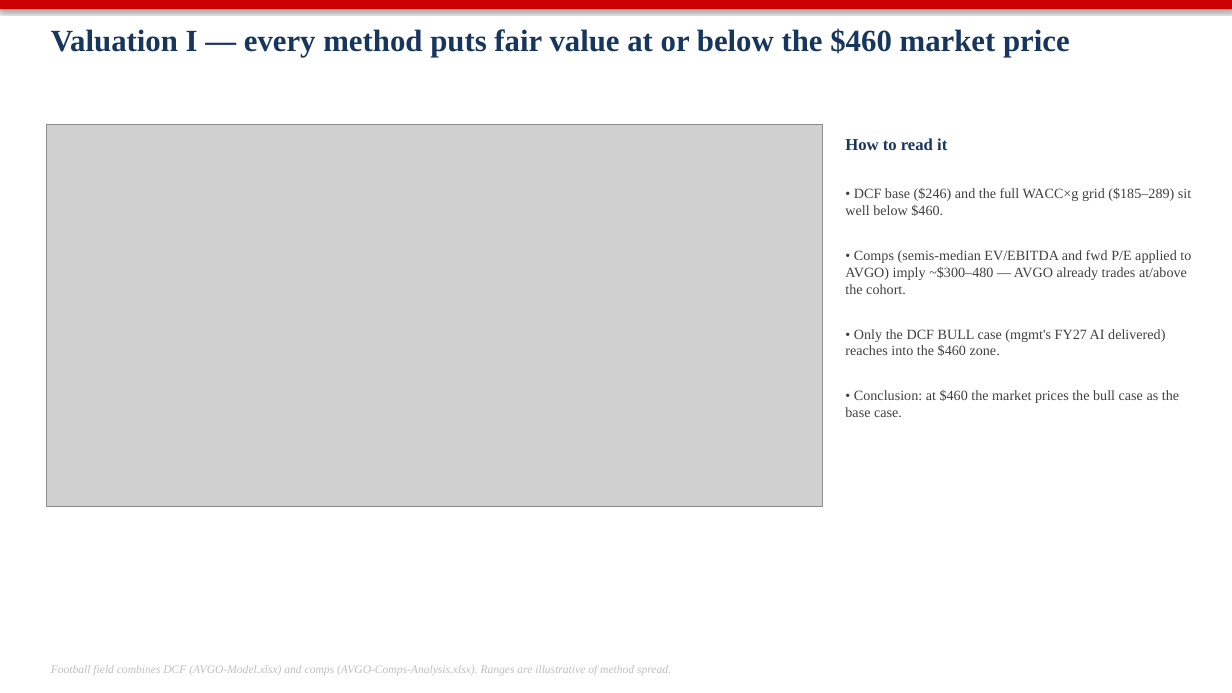
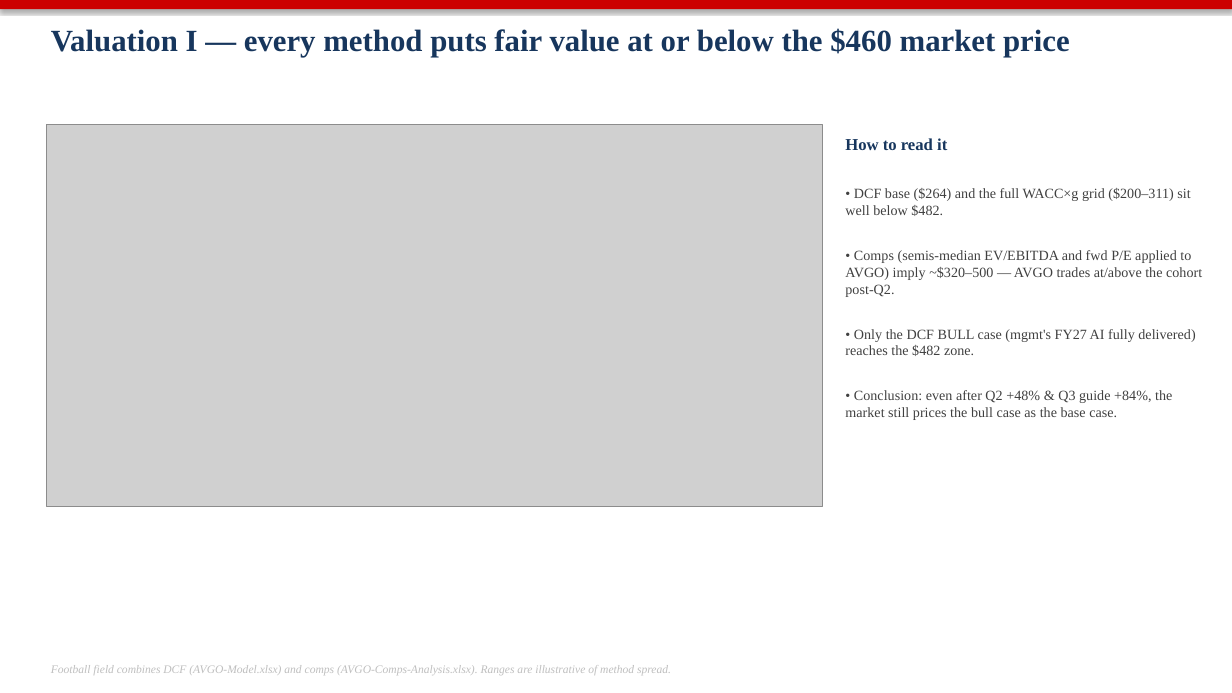
Before and after one commit to gkdlswm5/financial-services, a slide deck: slide 16 of analysis/AVGO/AVGO-Competitive-Analysis.pptx. Drawn at 1232x693 pixels with LibreOffice and Linux fonts; fonts in the diff are those of the drawing; grey boxes stand for pictures. Boxes give left, top, right and bottom in pixels: in the first picture for what was removed or moved away, otherwise in the second. Text is boxed around its words. In the diff, an @@ line names an element or a change of style, - is before the commit and + after.

```diff
--- a/analysis/AVGO/AVGO-Competitive-Analysis.pptx
+++ b/analysis/AVGO/AVGO-Competitive-Analysis.pptx
@@ text at [845, 188, 1202, 420]: text changed @@
-• DCF base ($246) and the full WACC×g grid ($185–289) sit well below $460.
-• Comps (semis-median EV/EBITDA and fwd P/E applied to AVGO) imply ~$300–480 — AVGO already trades at/above the cohort.
-• Only the DCF BULL case (mgmt's FY27 AI delivered) reaches into the $460 zone.
-• Conclusion: at $460 the market prices the bull case as the base case.
+• DCF base ($264) and the full WACC×g grid ($200–311) sit well below $482.
+• Comps (semis-median EV/EBITDA and fwd P/E applied to AVGO) imply ~$320–500 — AVGO trades at/above the cohort post-Q2.
+• Only the DCF BULL case (mgmt's FY27 AI fully delivered) reaches the $482 zone.
+• Conclusion: even after Q2 +48% & Q3 guide +84%, the market still prices the bull case as the base case.
```
Also in this commit, not shown: 6 other slides changed, 9 other files.
